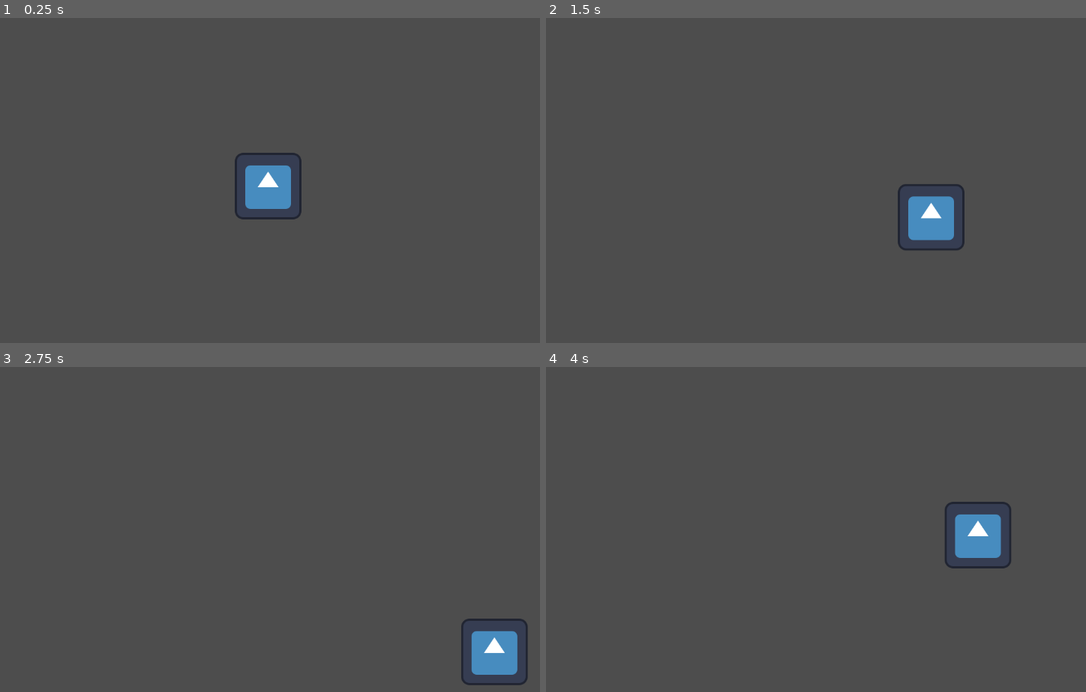
Above: before the commit, frames 1-4 (two rows, left to right).
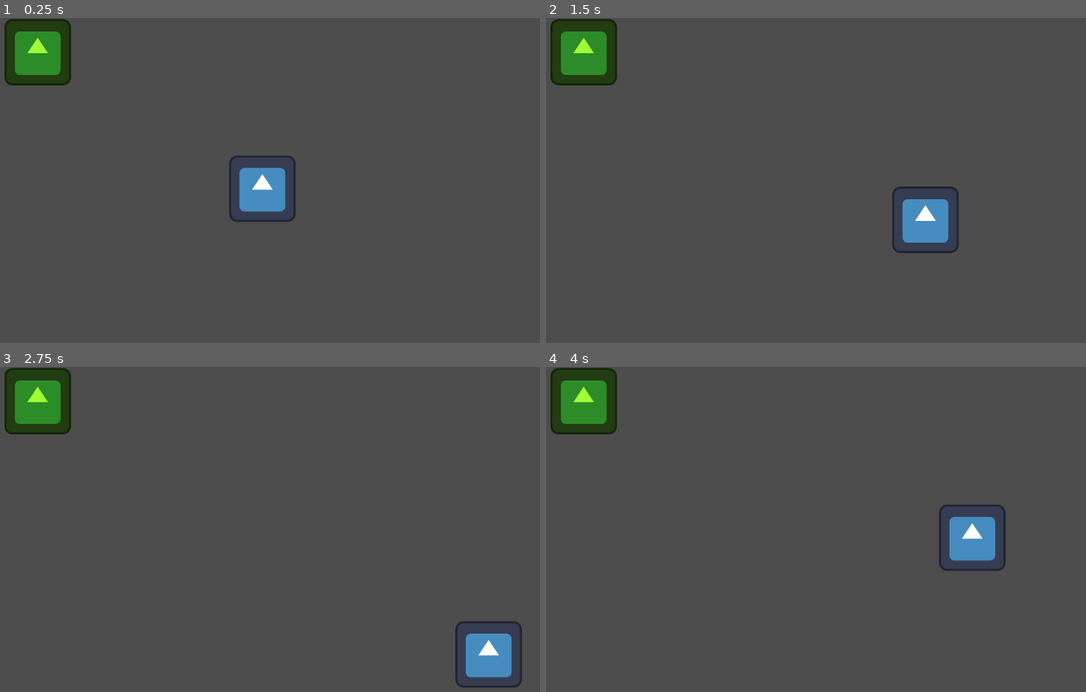
Above: after the commit, the same moments.

Repository: KosmosGame/The-Float
Game: Godot game, scene res://world.tscn
Same seed, same stepped clock (60 frames per second), same inputs: the game is played once before the commit and once after it. The engine's default icon, where the game draws it, is replaced by a stand-in: a white triangle on a blue panel in a dark square.
Inputs (mouse positions are in pixels of both pictures, inside the frame that each line leads up to):
- Up to frame 1 (0.25 s): no input
- Up to frame 2 (1.5 s): tap Enter at 0.5 s; move the mouse to (945, 170) at 0.52 s; hold Right (ui_right) 0.53-1.28 s; tap Alt at 0.6 s; click (945, 170) at 0.67 s; move the mouse to (691, 203) at 1.27 s; hold Down (ui_down) from 1.28 s (still down); tap Shift at 1.35 s; click (691, 203) at 1.42 s
- Up to frame 3 (2.75 s): move the mouse to (329, 461) at 2.02 s; release Down (ui_down) at 2.03 s; hold Right (ui_right) from 2.03 s (still down); tap Alt at 2.1 s; click (329, 461) at 2.17 s
- Up to frame 4 (4 s): move the mouse to (783, 601) at 2.77 s; release Right (ui_right) at 2.78 s; hold Up (ui_up) 2.78-3.53 s; tap Shift at 2.85 s; click (783, 601) at 2.92 s; move the mouse to (994, 584) at 3.52 s; hold Left (ui_left) from 3.53 s (still down); tap Alt at 3.6 s; click (994, 584) at 3.67 s

The runs differ from the first frame. In frame 1, 3.6% of the frame differs, in the area x 0-56%, y 0-63%; in frame 2, 3.6%; in frame 3, 3.6%, in the area x 0-98%, y 0-99%; in frame 4, 3.6%.

Commit message:
troubleshooting bush click detection

Diff:
--- /dev/null
+++ b/the-float-game/berry_bush.gd
@@ -0,0 +1,21 @@
+extends StaticBody2D
+
+var berries_available = 3
+
+func _input_event(viewport, event, shape_idx):
+	# Checks if you clicked the left mouse button on the bush
+	if event is InputEventMouseButton and event.pressed and event.button_index == MOUSE_BUTTON_LEFT:
+		if berries_available > 0:
+			eat_berry()
+		else:
+			print("No berries left!")
+
+func eat_berry():
+	berries_available -= 1
+	print("Yum! Berries left: ", berries_available)
+
+	# This finds your player and tells them to eat
+	var player = get_tree().get_root().find_child("CharacterBody2D", true, false)
+	if player:
+		player.hunger = min(player.hunger + 10, 100) # Adds 10 hunger
+		print("New Hunger: ", int(player.hunger))
--- a/the-float-game/character_body_2d.gd
+++ b/the-float-game/character_body_2d.gd
@@ -1,5 +1,5 @@
 extends CharacterBody2D
-
+var hunger = 50.0
 var speed = 300
 
 func _physics_process(delta):
--- a/the-float-game/world.tscn
+++ b/the-float-game/world.tscn
@@ -1,13 +1,32 @@
-[gd_scene load_steps=3 format=3 uid="uid://cl6ldgo3w584b"]
+[gd_scene load_steps=5 format=3 uid="uid://cl6ldgo3w584b"]
 
 [ext_resource type="Script" uid="uid://cwdalnounopdy" path="res://character_body_2d.gd" id="1_f3sb7"]
 [ext_resource type="Texture2D" uid="uid://cjo23jiwlp75u" path="res://icon.svg" id="2_fj7yv"]
+[ext_resource type="Script" uid="uid://b0607i7xapx4q" path="res://berry_bush.gd" id="3_tlwt5"]
+
+[sub_resource type="CircleShape2D" id="CircleShape2D_aqk2v"]
+radius = 92.309265
 
 [node name="World" type="Node2D"]
+position = Vector2(-12, 7)
 
 [node name="CharacterBody2D" type="CharacterBody2D" parent="."]
 position = Vector2(576, 324)
 script = ExtResource("1_f3sb7")
 
 [node name="Sprite2D" type="Sprite2D" parent="CharacterBody2D"]
+position = Vector2(1, -2)
 texture = ExtResource("2_fj7yv")
+
+[node name="BerryBush" type="StaticBody2D" parent="."]
+input_pickable = true
+script = ExtResource("3_tlwt5")
+
+[node name="Sprite2D" type="Sprite2D" parent="BerryBush"]
+self_modulate = Color(0.6217705, 0.9999998, 0.20867741, 1)
+position = Vector2(145, 59)
+texture = ExtResource("2_fj7yv")
+
+[node name="CollisionShape2D" type="CollisionShape2D" parent="BerryBush"]
+position = Vector2(145, 56)
+shape = SubResource("CircleShape2D_aqk2v")
Not shown, added: the-float-game/berry_bush.gd.uid
